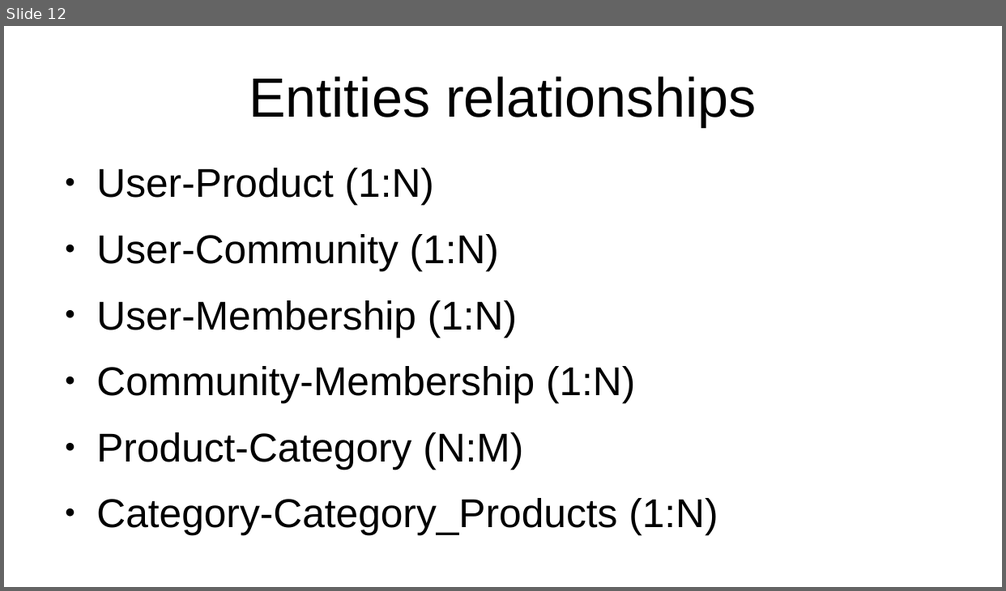
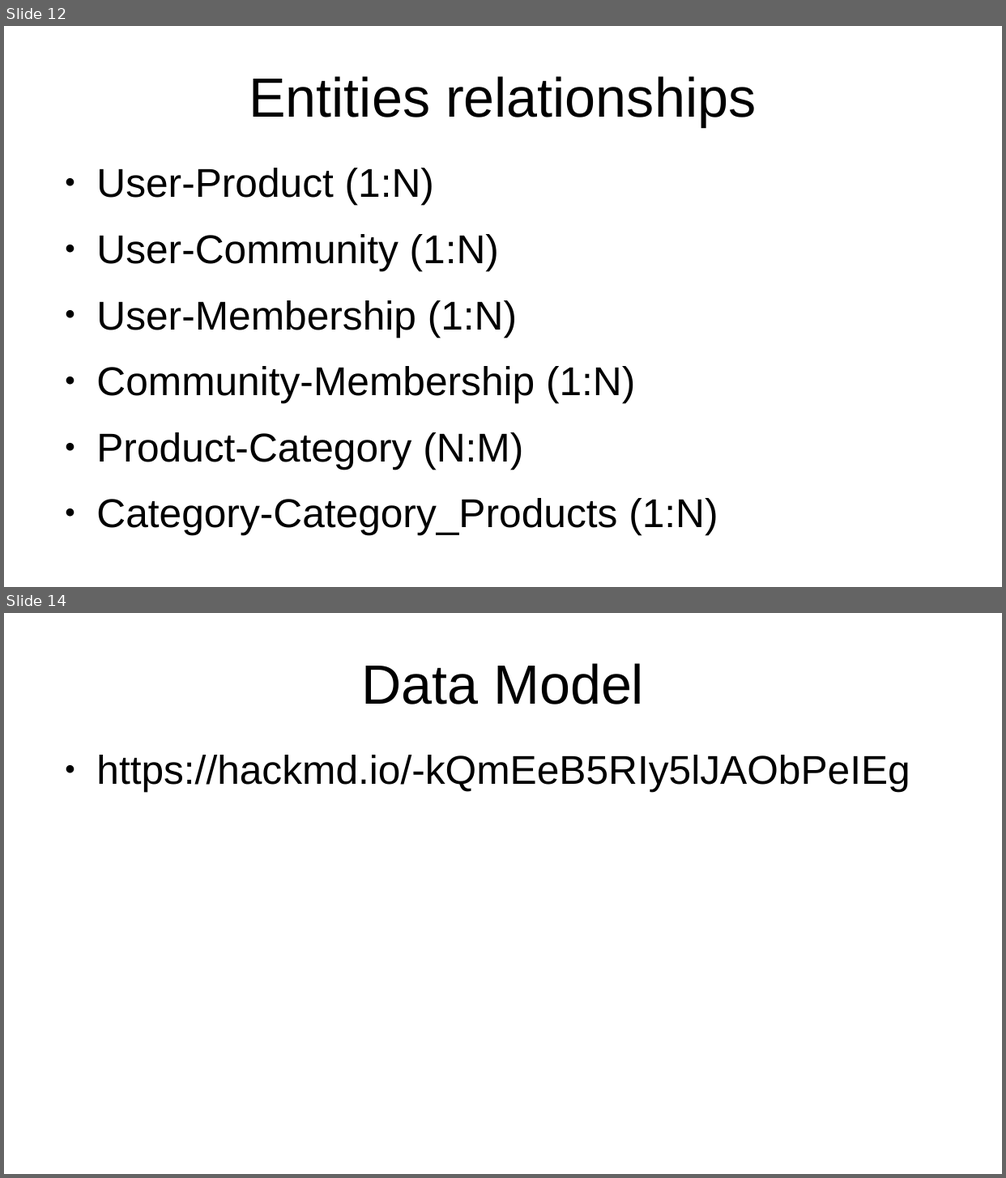
Before and after one commit to EmmaBroudic/Projet-Nooky, a slide deck: Pres.odp. Shown one above the other, each under a label of ours: slide 12 before the commit, slides 12 and 14 after it; the slides between them are not shown. The pictures are 1006x591 and 1006x1178 pixels, drawn with LibreOffice and Linux fonts; fonts in the diff are those of the drawing. Boxes give left, top, right and bottom in pixels: in the first picture for what was removed or moved away, otherwise in the second. Text is boxed around its words. In the diff, an @@ line names an element or a change of style, - is before the commit and + after.

```diff
--- a/Pres.odp
+++ b/Pres.odp
@@ slide 14 added at box(4, 613, 1002, 1174), background #FFFFFF @@
@@ title added at box(361, 663, 644, 705), 44 pt, text #000000 @@
+Data Model
@@ text added at box(96, 755, 910, 792), 32 pt, text #000000 @@
+● https://hackmd.io/-kQmEeB5RIy5lJAObPeIEg
```
Also in this commit, not shown: 1 slide changed, 3 other slides added, 3 slides removed, 8 other files.
